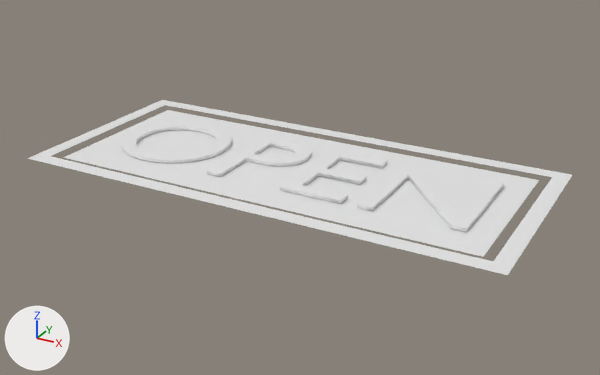
An edit to the glTF model public/button.glb, drawn before and after from the same camera.
Both versions are drawn from a 50 mm lens placed at (2.3, -4.18, 1.96), pointed at (0.01, -0.03, -0.12). Every picture has the same lights, and +X, +Y and +Z are marked at lower left. Where no turn or scale is listed for an object, it has been applied to the vertices.
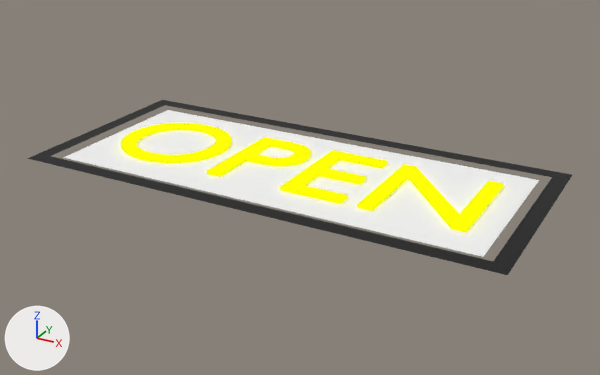
Where the change shows, as pixel boxes [x1, y1, x2, y2] in the pictures (600 x 375 px):
'Plane.001', recoloured: [63, 110, 539, 257] in both
'Plane', recoloured (white to black): [27, 100, 572, 275] in both
'Text', recoloured (white to yellow): [121, 123, 504, 232] in both

Patch to the scene script:
```diff
--- a/public/button.glb.py
+++ b/public/button.glb.py
@@ mat_material_001 @@
+mat_material_001 = principled_material('Material.001')
+mat_material_001.base_color = (1.0, 1.0, 1.0)  # white #ffffff
+mat_material_001.metallic = 1.0
+mat_material_001.roughness = 1.0
@@ mat_material @@
+mat_material = principled_material('Material')
+mat_material.base_color = (0.0, 0.0, 0.0)  # black #000000
+mat_material.metallic = 1.0
+mat_material.roughness = 1.0
+mat_material.emission_color = (1.0, 1.0, 0.0)  # yellow #ffff00
+mat_material.emission_strength = 1.0
@@ mat_material_002 @@
+mat_material_002 = principled_material('Material.002')
+mat_material_002.base_color = (0.0, 0.0, 0.0)  # black #000000
@@ me_plane @@
 me_plane.from_pydata(...)  # 8 vertices, 8 faces; spans x -1.6..1.5, y -0.7..0.7, z 0.0
+me_plane.materials.append(mat_material_002)  # black #000000
@@ me_text_001 @@
 me_text_001.from_pydata(...)  # 348 vertices, 688 faces; spans x -1.25..1.25, y -0.35..0.35, z -0.01..0.01
+me_text_001.materials.append(mat_material)  # black #000000
@@ me_plane_001 @@
 me_plane_001.from_pydata(...)  # 4 vertices, 2 faces; spans x -1.39..1.39, y -0.55..0.55, z 0.0
+me_plane_001.materials.append(mat_material_001)  # white #ffffff
```
